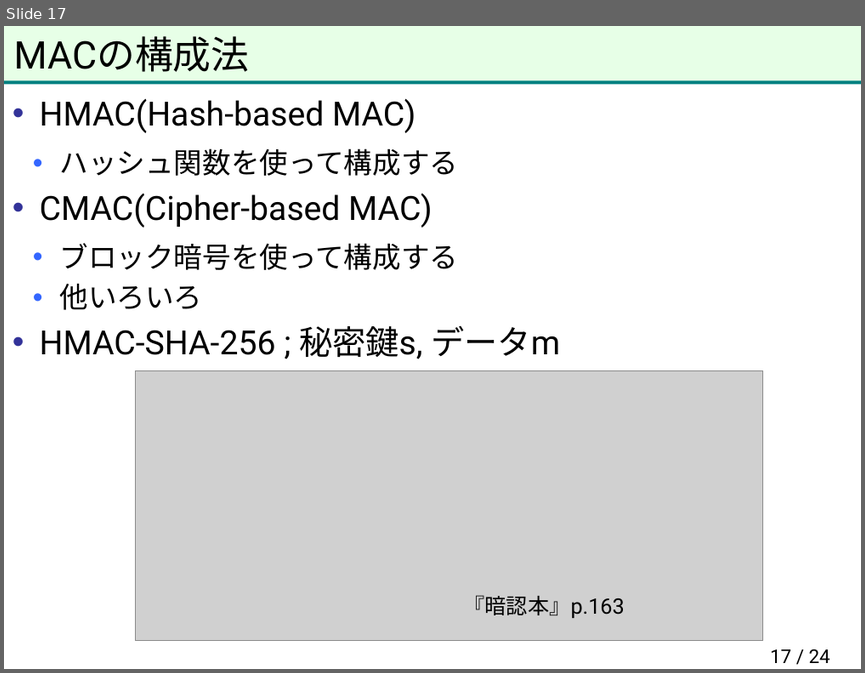
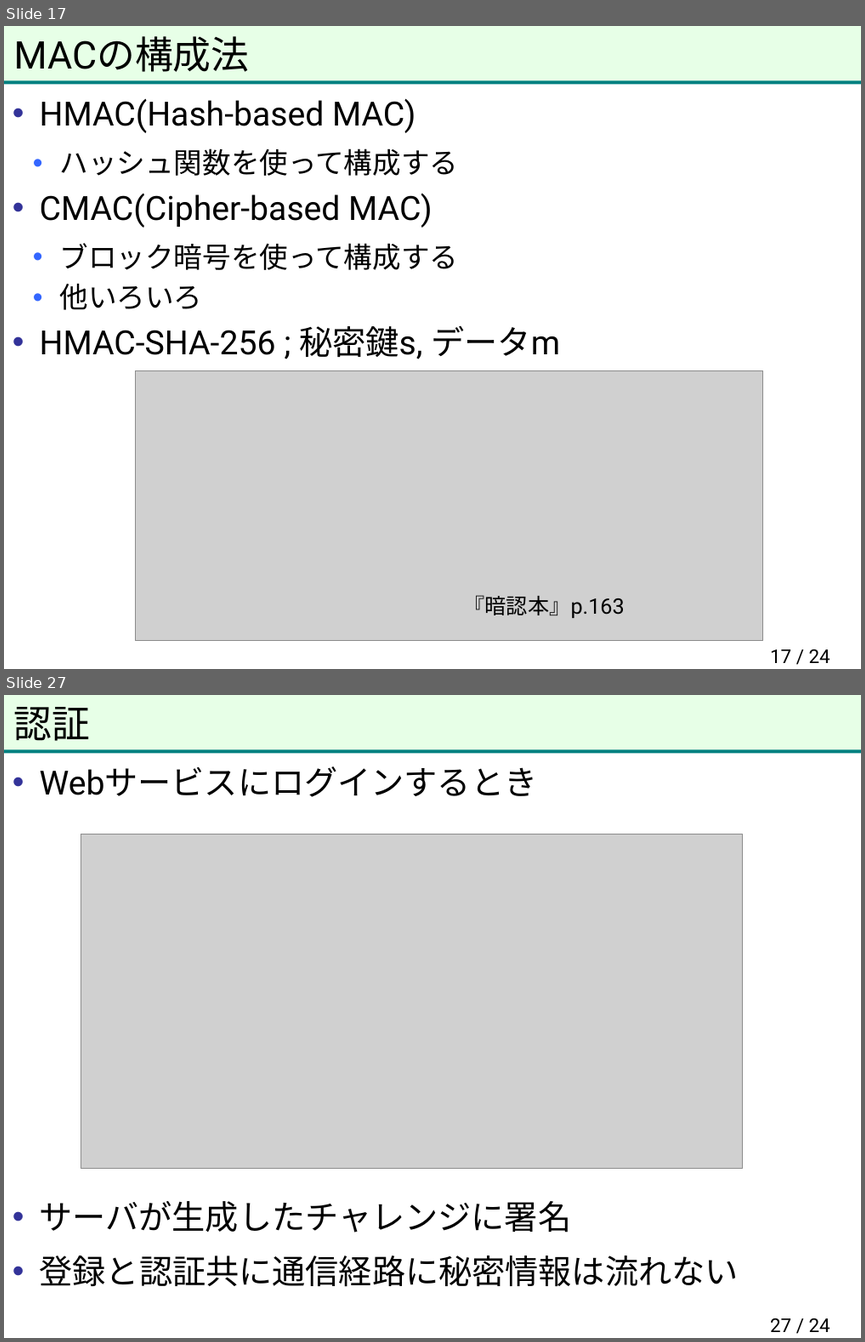
Before and after one commit to herumi/anninbon, a slide deck: lec/anninbon7.pptx. Shown one above the other, each under a label of ours: slide 17 before the commit, slides 17 and 27 after it; the slides between them are not shown. The pictures are 865x673 and 865x1342 pixels, drawn with LibreOffice and Linux fonts; fonts in the diff are those of the drawing; grey boxes stand for pictures; background and template pictures are left out. Boxes give left, top, right and bottom in pixels: in the first picture for what was removed or moved away, otherwise in the second. Text is boxed around its words. In the diff, an @@ line names an element or a change of style, - is before the commit and + after.

```diff
--- a/lec/anninbon7.pptx
+++ b/lec/anninbon7.pptx
@@ slide 27 added at (4, 695, 861, 1338), background #FFFFFF; not listed: 2 template elements that a slide beside it also shows @@
@@ title added at (14, 707, 91, 741), 32 pt, text #000000 @@
+認証
@@ text added at (40, 766, 738, 1287), 28 pt, text #000000 @@
+• Webサービスにログインするとき
+• サーバが生成したチャレンジに署名
+• 登録と認証共に通信経路に秘密情報は流れない
@@ picture added at (81, 834, 743, 1168) @@
@@ page number added at (770, 1318, 830, 1332), 16 pt, text #000000 @@
+27 / 24
```
Also in this commit, not shown: 9 other slides added.
